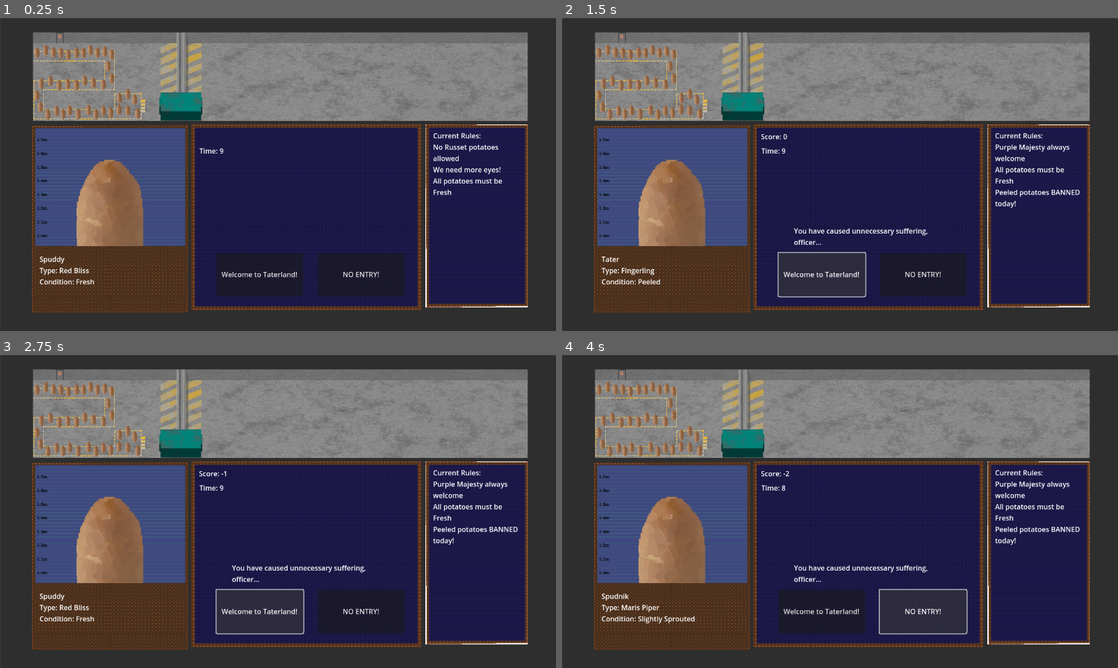
Above: before the commit, frames 1-4 (two rows, left to right).
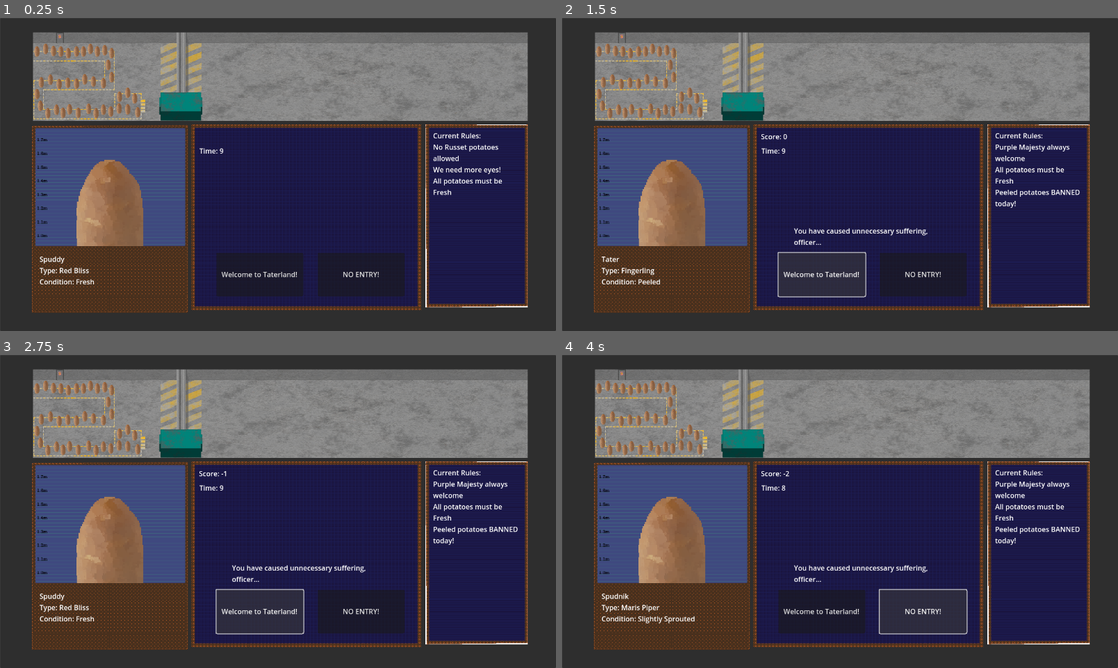
Above: after the commit, the same moments.

Repository: Lost-Rabbit-Digital/SpudCustoms
Game: Godot game, scene res://mainGame.tscn
The game is run twice, just before and just after one commit, with the same random seed, the same clock (stepped at 60 frames per second) and the same inputs.
Inputs:
- Up to frame 1 (0.25 s): no input
- Up to frame 2 (1.5 s): click "Welcome to Taterland!" at 0.5 s; click "Welcome to Taterland!" at 1.25 s
- Up to frame 3 (2.75 s): click "Welcome to Taterland!" at 2 s
- Up to frame 4 (4 s): click "NO ENTRY!" at 2.75 s

The runs differ from the first frame. In frame 1, 0.3% of the frame differs, in the area x 6-26%, y 8-33%; in frame 2, 0.3%; in frame 3, 0.3%; in frame 4, 0.3%.

Commit message:
Update mainGame.tscn

Diff:
--- a/mainGame.tscn
+++ b/mainGame.tscn
@@ -95,7 +95,7 @@
 texture = ExtResource("7_fe5kd")
 
 [node name="PotatoLine" type="Sprite2D" parent="."]
-position = Vector2(648, 137)
+position = Vector2(648, 134)
 texture = ExtResource("8_s0lh3")
 
 [connection signal="timeout" from="Timer" to="." method="_on_timer_timeout"]
